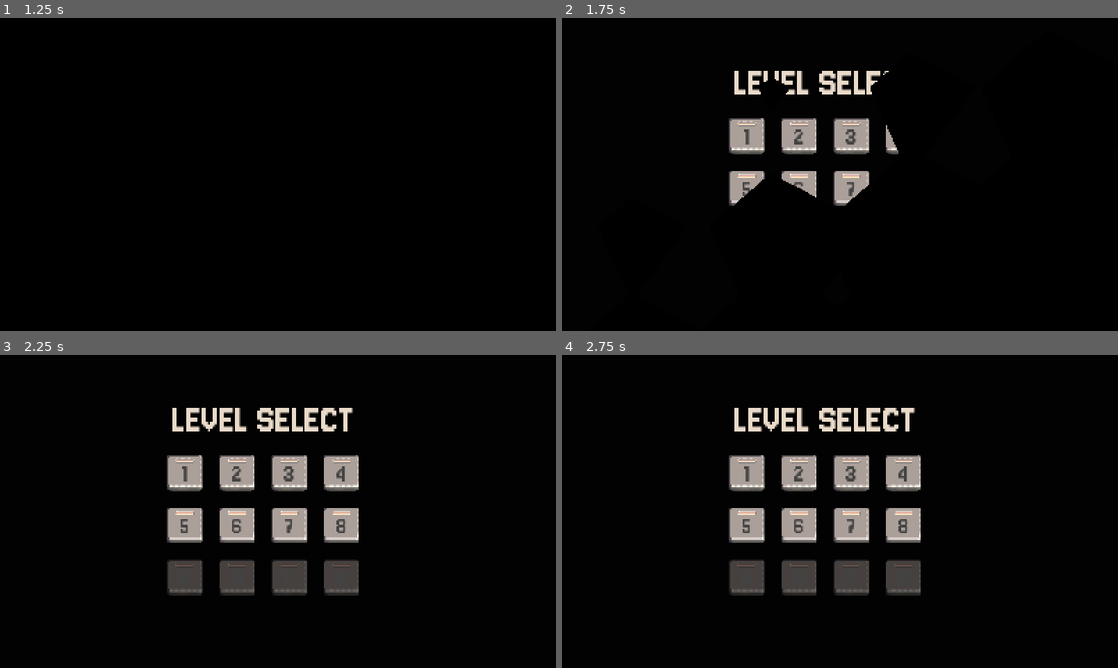
Above: before the commit, frames 1-4 (two rows, left to right).
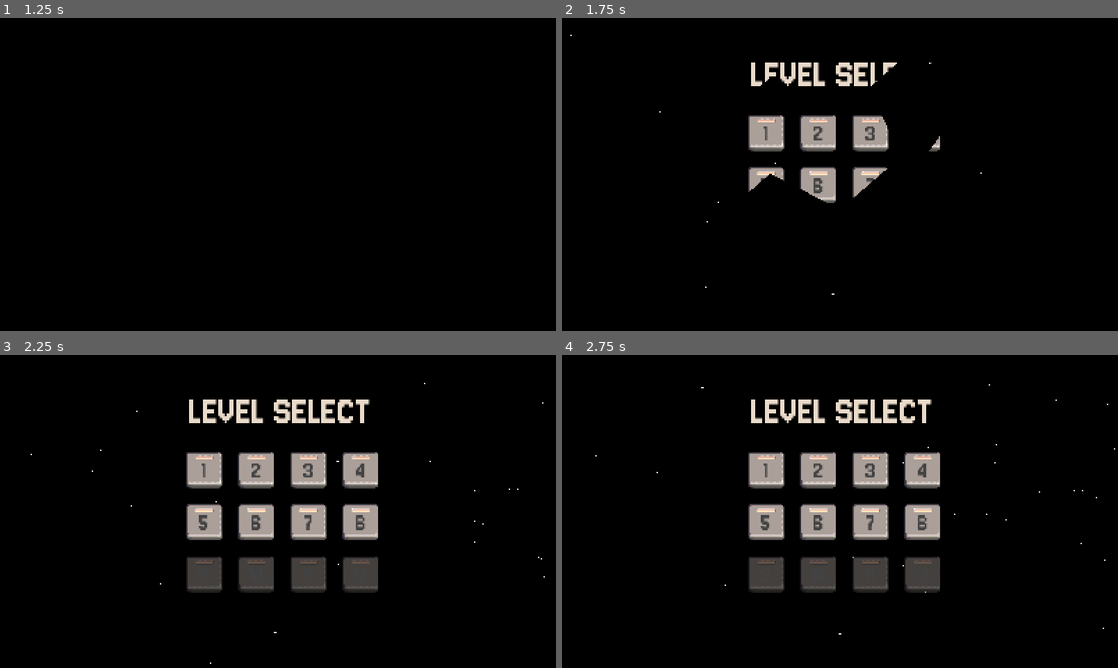
Above: after the commit, the same moments.

Repository: eevx/mind-swap
Game: Godot game, scene res://Levels/main_menu.tscn
Same seed, same stepped clock (60 frames per second), same inputs: the game is played once before the commit and once after it.
Inputs (mouse positions are in pixels of both pictures, inside the frame that each line leads up to):
- Up to frame 1 (1.25 s): click "START" at 0.5 s
- Up to frame 2 (1.75 s): click "START" at 1.25 s
- Up to frame 3 (2.25 s): tap Enter at 2 s; move the mouse to (400, 495) at 2.02 s; hold Right (ui_right) from 2.03 s (still down); hold R (r) from 2.03 s (still down); click (400, 495) at 2.17 s
- Up to frame 4 (2.75 s): keep holding Right (ui_right); keep holding R (r); tap Space (space) at 2.3 s

Frame 1 is identical in both runs. In frame 2, 5.9% of the frame differs, in the area x 1-76%, y 5-89%; in frame 3, 13%; in frame 4, 13%, in the area x 6-100%, y 9-90%.

Commit message:
puss

Diff:
--- a/Assets/bg.gdshader
+++ b/Assets/bg.gdshader
@@ -1,13 +1,24 @@
 shader_type canvas_item;
 
-uniform vec4 background_color: source_color = vec4(0.0, 0.0, 0.0, 1.0);
-uniform vec4 foreground_color: source_color = vec4(1.0, 1.0, 1.0, 1.0);
-uniform float grid_size: hint_range(0.0, 200, 0.1) = 50;
-uniform float dot_size: hint_range(0.0, 1.0, 0.01) = 0.1;
+global uniform vec2 mouse_pos;
+uniform float threshold = 0.9;
+uniform float threshold_amplitude = 0.01;
+uniform float scroll_speed = 0.05;
+uniform sampler2D star_texture;
 
 void fragment() {
-	vec2 tile_coord = mod(FRAGCOORD.xy * SCREEN_PIXEL_SIZE.x, vec2(1.0 / grid_size));
-	vec2 uv =  tile_coord * grid_size - vec2(0.5);
-	float len = clamp(length(uv) / dot_size, 0, 1);
-	COLOR = mix(foreground_color, background_color, len);
+	vec2 screen_uv = SCREEN_UV;
+	//screen_uv = vec2((SCREEN_UV.x - 0.5) * SCREEN_PIXEL_SIZE.y/SCREEN_PIXEL_SIZE.x, SCREEN_UV.y - 0.5) + vec2(0.5, 0.5);
+	float dist_to_mouse = distance(screen_uv, mouse_pos);
+	vec2 direction_to_mouse = mouse_pos - screen_uv;
+	vec2 scrolling_screen_uv = mod(screen_uv + TIME * scroll_speed, 1.);
+	float mask = smoothstep(0., 0.4, dist_to_mouse);
+	vec2 warped_screen_uv = mix(scrolling_screen_uv + direction_to_mouse * (1. - dist_to_mouse) * 0.2, scrolling_screen_uv, mask);
+
+	float starfield1 = texture(star_texture, warped_screen_uv).r;
+	float starfield2 = texture(star_texture, scrolling_screen_uv).r;
+	float time_varying_threshold = threshold + sin(TIME) * threshold_amplitude;
+	starfield1 = step(time_varying_threshold, starfield1);
+	starfield2 = step(time_varying_threshold, starfield2);
+	COLOR.rgb = vec3(starfield2 + starfield1);
 }
--- a/CharacterActions/DestroyAction.gd
+++ b/CharacterActions/DestroyAction.gd
@@ -17,7 +17,8 @@
 	if object_data.ref_to_node:
 		if object_data.ref_to_node.has_method("queue_animation"):
 			object_data.ref_to_node.queue_animation("death", [show_value])
-			SfxManager.play_sfx("death", -5.)
+			SfxManager.play_sfx("enemy_die", +5.,1.1)
+			SfxManager.play_sfx("death", +5.,1.)
 			LevelCamera.camera_shake()
 	#if object_data.ref_to_node:
 		#object_data.ref_to_node.visible = show_value
--- a/CharacterActions/command_module_clickable.tscn
+++ b/CharacterActions/command_module_clickable.tscn
@@ -37,10 +37,10 @@
 tracks/0/interp = 1
 tracks/0/loop_wrap = true
 tracks/0/keys = {
-"times": PackedFloat32Array(0, 0.5, 0.96666664),
+"times": PackedFloat32Array(0, 0.5, 1),
 "transitions": PackedFloat32Array(0.5, 2, 1),
 "update": 0,
-"values": [Vector2(0, -51), Vector2(0, -60), Vector2(0, -51)]
+"values": [Vector2(0, -70), Vector2(0, -63), Vector2(0, -70)]
 }
 
 [sub_resource type="AnimationLibrary" id="AnimationLibrary_srfp8"]
@@ -58,6 +58,7 @@
 shape = SubResource("RectangleShape2D_6efe4")
 
 [node name="Sprite2D" type="Sprite2D" parent="."]
+modulate = Color(0.9102078, 0.9102078, 0.9102078, 1)
 scale = Vector2(1.5, 1.5)
 texture = ExtResource("2_idfbw")
 hframes = 5
@@ -66,7 +67,6 @@
 region_rect = Rect2(64, 0, 320, 128)
 
 [node name="Sprite2D2" type="Sprite2D" parent="."]
-visible = false
 position = Vector2(0, -51)
 texture = ExtResource("2_jlsrn")
 region_enabled = true
--- a/GameObjectsAndData/BaseEnemy.gd
+++ b/GameObjectsAndData/BaseEnemy.gd
@@ -112,10 +112,11 @@
 
 	if shoot_scene.can_instantiate():
 		var new_shoot_scene : ShootBurst = shoot_scene.instantiate()
+		var dir = Vector2(to_pos - from_pos).normalized()
 		var start = GridManager.grid_to_world(from_pos)
 		var end = GridManager.grid_to_world(to_pos)
 		new_shoot_scene.start_pos = start + EnemyData.current_dir * GlobalVariables.GRID_CELL_SIZE/2.
-		new_shoot_scene.end_pos = end + Vector2i.UP * GlobalVariables.GRID_CELL_SIZE/2.
+		new_shoot_scene.end_pos = end + Vector2i.UP * GlobalVariables.GRID_CELL_SIZE/2. - dir * Vector2(GlobalVariables.GRID_CELL_SIZE/2.)
 		new_shoot_scene.time = GlobalVariables.ANIMATION_TIME_STEP
 		add_child(new_shoot_scene)
 
--- a/GameObjectsAndData/BaseGameObject.gd
+++ b/GameObjectsAndData/BaseGameObject.gd
@@ -40,14 +40,14 @@
 	_play_animation(next)
 
 func _play_animation(anim_data: Dictionary):
-	var name = anim_data.name
+	var animation_name = anim_data.name
 	var args = anim_data.args
-	var callable = _animation_library.get(name)
+	var callable = _animation_library.get(animation_name)
 	if callable:
 		_is_playing = true
 		callable.call(args)
 	else:
-		push_warning("Unknown animation: %s" % name)
+		push_warning("Unknown animation: " + animation_name)
 		_play_next()
 
 func animation_done():
--- a/GameObjectsAndData/shoot_burst.tscn
+++ b/GameObjectsAndData/shoot_burst.tscn
@@ -36,6 +36,7 @@
 particles = NodePath("CPUParticles2D")
 
 [node name="Line2D" type="Line2D" parent="."]
+modulate = Color(1.5720325, 1.5720325, 1.5720325, 1)
 material = SubResource("ShaderMaterial_dash5")
 points = PackedVector2Array(0, 0, 127, 0)
 width = 32.8
@@ -43,6 +44,7 @@
 texture_mode = 1
 
 [node name="CPUParticles2D" type="CPUParticles2D" parent="."]
+modulate = Color(1.5720325, 1.5720325, 1.5720325, 1)
 z_index = 2
 material = SubResource("CanvasItemMaterial_dash5")
 position = Vector2(126, 1)
--- a/Globals/SFXManager.tscn
+++ b/Globals/SFXManager.tscn
@@ -13,6 +13,7 @@
 [ext_resource type="AudioStream" uid="uid://b8j3omkibk3iw" path="res://Assets/Sfx/box_drop.mp3" id="10_froaa"]
 [ext_resource type="AudioStream" uid="uid://b37x1frtxkj8m" path="res://Assets/Sfx/swap_sfx.mp3" id="11_ty3ma"]
 [ext_resource type="AudioStream" uid="uid://csx0lg8bdgq6n" path="res://Assets/Sfx/error-call-to-attention-129258.mp3" id="12_3bsla"]
+[ext_resource type="AudioStream" uid="uid://dynq133mg6s8w" path="res://Assets/Sfx/enemy_die.wav" id="13_vyoi5"]
 
 [node name="SfxManager" type="Node2D"]
 script = ExtResource("1_6nkip")
@@ -21,6 +22,7 @@
 "click": ExtResource("4_mlllv"),
 "death": ExtResource("5_v4h1o"),
 "drop": ExtResource("10_froaa"),
+"enemy_die": ExtResource("13_vyoi5"),
 "error": ExtResource("12_3bsla"),
 "hover": ExtResource("9_3bsla"),
 "level_win": ExtResource("8_ty3ma"),
--- a/Globals/level_camera.gd
+++ b/Globals/level_camera.gd
@@ -7,6 +7,12 @@
 
 func _ready() -> void:
 	_init_transform = transform
+
+func _process(_delta):
+	var screen_space_mouse_pos : Vector2 = get_viewport().get_mouse_position()
+	screen_space_mouse_pos /= get_viewport_rect().size
+	screen_space_mouse_pos = screen_space_mouse_pos.clamp(Vector2(0, 0), Vector2(1, 1))
+	RenderingServer.global_shader_parameter_set("mouse_pos", screen_space_mouse_pos)
 
 func camera_shake(time := 0.5, strength := 0.5):
 	strength = clamp(strength, 0 , 1.)
--- a/Globals/level_camera.tscn
+++ b/Globals/level_camera.tscn
@@ -1,6 +1,7 @@
-[gd_scene load_steps=3 format=3 uid="uid://cjka5nbocrc33"]
+[gd_scene load_steps=7 format=3 uid="uid://cjka5nbocrc33"]
 
 [ext_resource type="Script" uid="uid://c1mq24j7ufyu0" path="res://Globals/level_camera.gd" id="1_bnwk5"]
+[ext_resource type="Shader" uid="uid://dxpw7ucc86w1p" path="res://Assets/bg.gdshader" id="2_kgs7m"]
 
 [sub_resource type="Environment" id="Environment_bf7pi"]
 background_mode = 3
@@ -17,6 +18,20 @@
 adjustment_brightness = 0.9
 adjustment_saturation = 1.1
 
+[sub_resource type="FastNoiseLite" id="FastNoiseLite_bf7pi"]
+noise_type = 3
+frequency = 0.1893
+
+[sub_resource type="NoiseTexture2D" id="NoiseTexture2D_ud7fb"]
+noise = SubResource("FastNoiseLite_bf7pi")
+
+[sub_resource type="ShaderMaterial" id="ShaderMaterial_h4nxi"]
+shader = ExtResource("2_kgs7m")
+shader_parameter/threshold = 0.8899999999994179
+shader_parameter/threshold_amplitude = 0.01
+shader_parameter/scroll_speed = -0.00999999999476131
+shader_parameter/star_texture = SubResource("NoiseTexture2D_ud7fb")
+
 [node name="LevelCamera" type="Camera2D"]
 script = ExtResource("1_bnwk5")
 
@@ -25,3 +40,12 @@
 
 [node name="WorldEnvironment" type="WorldEnvironment" parent="."]
 environment = SubResource("Environment_bf7pi")
+
+[node name="ColorRect" type="ColorRect" parent="."]
+z_index = -3
+material = SubResource("ShaderMaterial_h4nxi")
+offset_left = -1344.0
+offset_top = -800.0
+offset_right = 1600.0
+offset_bottom = 1024.0
+mouse_filter = 2
--- a/LevelComponents/LevelManager.gd
+++ b/LevelComponents/LevelManager.gd
@@ -34,6 +34,7 @@
 	state_process()
 
 func check_for_win():
+	await get_tree().process_frame
 	await get_tree().process_frame
 	var c = GridManager.get_sorted_characters()
 	if c.size() == 0:
--- a/LevelComponents/level_manager.tscn
+++ b/LevelComponents/level_manager.tscn
@@ -15,8 +15,7 @@
 
 [sub_resource type="StyleBoxEmpty" id="StyleBoxEmpty_a1njc"]
 
-[sub_resource type="StyleBoxFlat" id="StyleBoxFlat_88scr"]
-bg_color = Color(0.15127608, 0.15127608, 0.15127605, 1)
+[sub_resource type="StyleBoxEmpty" id="StyleBoxEmpty_7ih56"]
 
 [sub_resource type="StyleBoxEmpty" id="StyleBoxEmpty_qmkys"]
 
@@ -68,7 +67,7 @@
 theme_override_font_sizes/font_size = 46
 theme_override_styles/normal = SubResource("StyleBoxEmpty_yicuu")
 theme_override_styles/pressed = SubResource("StyleBoxEmpty_a1njc")
-theme_override_styles/hover = SubResource("StyleBoxFlat_88scr")
+theme_override_styles/hover = SubResource("StyleBoxEmpty_7ih56")
 theme_override_styles/hover_pressed = SubResource("StyleBoxEmpty_qmkys")
 theme_override_styles/disabled = SubResource("StyleBoxEmpty_27vj8")
 theme_override_styles/focus = SubResource("StyleBoxEmpty_nt8qd")
@@ -88,7 +87,7 @@
 focus_mode = 0
 theme_override_styles/normal = SubResource("StyleBoxEmpty_yicuu")
 theme_override_styles/pressed = SubResource("StyleBoxEmpty_a1njc")
-theme_override_styles/hover = SubResource("StyleBoxFlat_88scr")
+theme_override_styles/hover = SubResource("StyleBoxEmpty_7ih56")
 theme_override_styles/hover_pressed = SubResource("StyleBoxEmpty_qmkys")
 theme_override_styles/disabled = SubResource("StyleBoxEmpty_27vj8")
 theme_override_styles/focus = SubResource("StyleBoxEmpty_nt8qd")
--- a/Levels/level_d4.tscn
+++ b/Levels/level_d4.tscn
@@ -1,10 +1,11 @@
-[gd_scene load_steps=9 format=4 uid="uid://bjgoqck6aacwq"]
+[gd_scene load_steps=13 format=4 uid="uid://bjgoqck6aacwq"]
 
 [ext_resource type="PackedScene" uid="uid://bdao5x87efl8" path="res://LevelComponents/level_manager.tscn" id="1_kmu01"]
 [ext_resource type="PackedScene" uid="uid://nvfa0p75xuke" path="res://LevelComponents/GridTileMap.tscn" id="2_viwe1"]
 [ext_resource type="PackedScene" uid="uid://cyy3whjrf3trl" path="res://LevelComponents/base_enemy.tscn" id="3_nhm3o"]
 [ext_resource type="Script" uid="uid://bah1h38kcvyvw" path="res://GameObjectsAndData/CharacterObjectData.gd" id="4_s3g36"]
 [ext_resource type="PackedScene" uid="uid://dvpa68x3mel0d" path="res://LevelComponents/moveable_box.tscn" id="5_5dii8"]
+[ext_resource type="Shader" uid="uid://dxpw7ucc86w1p" path="res://Assets/bg.gdshader" id="6_viwe1"]
 
 [sub_resource type="Resource" id="Resource_kmu01"]
 script = ExtResource("4_s3g36")
@@ -24,6 +25,19 @@
 command_array = Array[int]([4, 0])
 turn_order = 1
 metadata/_custom_type_script = "uid://bah1h38kcvyvw"
+
+[sub_resource type="FastNoiseLite" id="FastNoiseLite_viwe1"]
+frequency = 0.1334
+
+[sub_resource type="NoiseTexture2D" id="NoiseTexture2D_nhm3o"]
+noise = SubResource("FastNoiseLite_viwe1")
+
+[sub_resource type="ShaderMaterial" id="ShaderMaterial_nhm3o"]
+shader = ExtResource("6_viwe1")
+shader_parameter/threshold = 0.9
+shader_parameter/threshold_amplitude = 0.01
+shader_parameter/scroll_speed = 0.05
+shader_parameter/star_texture = SubResource("NoiseTexture2D_nhm3o")
 
 [node name="level_d4" type="Node2D"]
 y_sort_enabled = true
@@ -53,3 +67,12 @@
 
 [node name="MoveableBox" parent="." instance=ExtResource("5_5dii8")]
 position = Vector2(-96, 32)
+
+[node name="ColorRect" type="ColorRect" parent="."]
+z_index = -3
+material = SubResource("ShaderMaterial_nhm3o")
+offset_left = -832.0
+offset_top = -640.0
+offset_right = 832.0
+offset_bottom = 608.0
+mouse_filter = 2
--- a/Levels/level_d5.tscn
+++ b/Levels/level_d5.tscn
@@ -6,7 +6,6 @@
 [ext_resource type="Script" uid="uid://bah1h38kcvyvw" path="res://GameObjectsAndData/CharacterObjectData.gd" id="4_ud7fb"]
 [ext_resource type="PackedScene" uid="uid://dohbj78a6y1gy" path="res://LevelComponents/moveable_laser_box.tscn" id="5_40kce"]
 [ext_resource type="PackedScene" uid="uid://dvpa68x3mel0d" path="res://LevelComponents/moveable_box.tscn" id="6_0wnuc"]
-[ext_resource type="Shader" uid="uid://dxpw7ucc86w1p" path="res://Assets/bg.gdshader" id="7_u2kym"]
 
 [sub_resource type="Resource" id="Resource_40kce"]
 script = ExtResource("4_ud7fb")
@@ -20,13 +19,6 @@
 current_dir = Vector2i(0, -1)
 turn_order = 1
 metadata/_custom_type_script = "uid://bah1h38kcvyvw"
-
-[sub_resource type="ShaderMaterial" id="ShaderMaterial_ud7fb"]
-shader = ExtResource("7_u2kym")
-shader_parameter/background_color = Color(0, 0, 0, 1)
-shader_parameter/foreground_color = Color(0.9647059, 0.69411767, 0.5921569, 1)
-shader_parameter/grid_size = 26.90000040084228
-shader_parameter/dot_size = 0.01999999955296
 
 [node name="level_d5" type="Node2D"]
 y_sort_enabled = true
@@ -55,12 +47,3 @@
 
 [node name="MoveableBox" parent="." instance=ExtResource("6_0wnuc")]
 position = Vector2(-32, -96)
-
-[node name="ColorRect" type="ColorRect" parent="."]
-z_index = -3
-material = SubResource("ShaderMaterial_ud7fb")
-offset_left = -1344.0
-offset_top = -800.0
-offset_right = 1600.0
-offset_bottom = 1024.0
-mouse_filter = 2
--- a/Levels/level_select.tscn
+++ b/Levels/level_select.tscn
@@ -17,10 +17,10 @@
 anchor_top = 0.5
 anchor_right = 0.5
 anchor_bottom = 0.5
-offset_left = -320.0
-offset_top = -162.0
-offset_right = 55.0
-offset_bottom = 112.0
+offset_left = -265.0
+offset_top = -171.0
+offset_right = 78.0
+offset_bottom = 79.0
 grow_horizontal = 2
 grow_vertical = 2
 scale = Vector2(1.615, 1.615)
@@ -69,10 +69,10 @@
 anchors_preset = 5
 anchor_left = 0.5
 anchor_right = 0.5
-offset_left = -304.0
-offset_top = 121.0
-offset_right = 221.0
-offset_bottom = 252.0
+offset_left = -256.0
+offset_top = 96.0
+offset_right = 269.0
+offset_bottom = 227.0
 grow_horizontal = 2
 text = "LEVEL SELECT"
 label_settings = SubResource("LabelSettings_l187h")
--- a/UI/hover_zoom.gd
+++ b/UI/hover_zoom.gd
@@ -22,6 +22,8 @@
 		queue_free()
 
 func _on_mouse_entered() -> void:
+	if get_parent().disabled:
+		return
 	SfxManager.play_sfx("hover", -10., randf_range(0.9, 1.1))
 	if zoom_tween:
 		zoom_tween.kill()
--- a/project.godot
+++ b/project.godot
@@ -73,3 +73,10 @@
 
 textures/canvas_textures/default_texture_filter=0
 environment/defaults/default_clear_color=Color(0.080783345, 0.080783345, 0.080783345, 1)
+
+[shader_globals]
+
+mouse_pos={
+"type": "vec2",
+"value": Vector2(0, 0)
+}
Not shown, added: Assets/Sfx/enemy_die.wav.import
Not shown: 1 places in Globals/SFXManager.tscn that only renumber resources
Not shown: 1 places in Levels/level_d5.tscn that only renumber resources
Not shown, added: Assets/Sfx/enemy_die.wav
